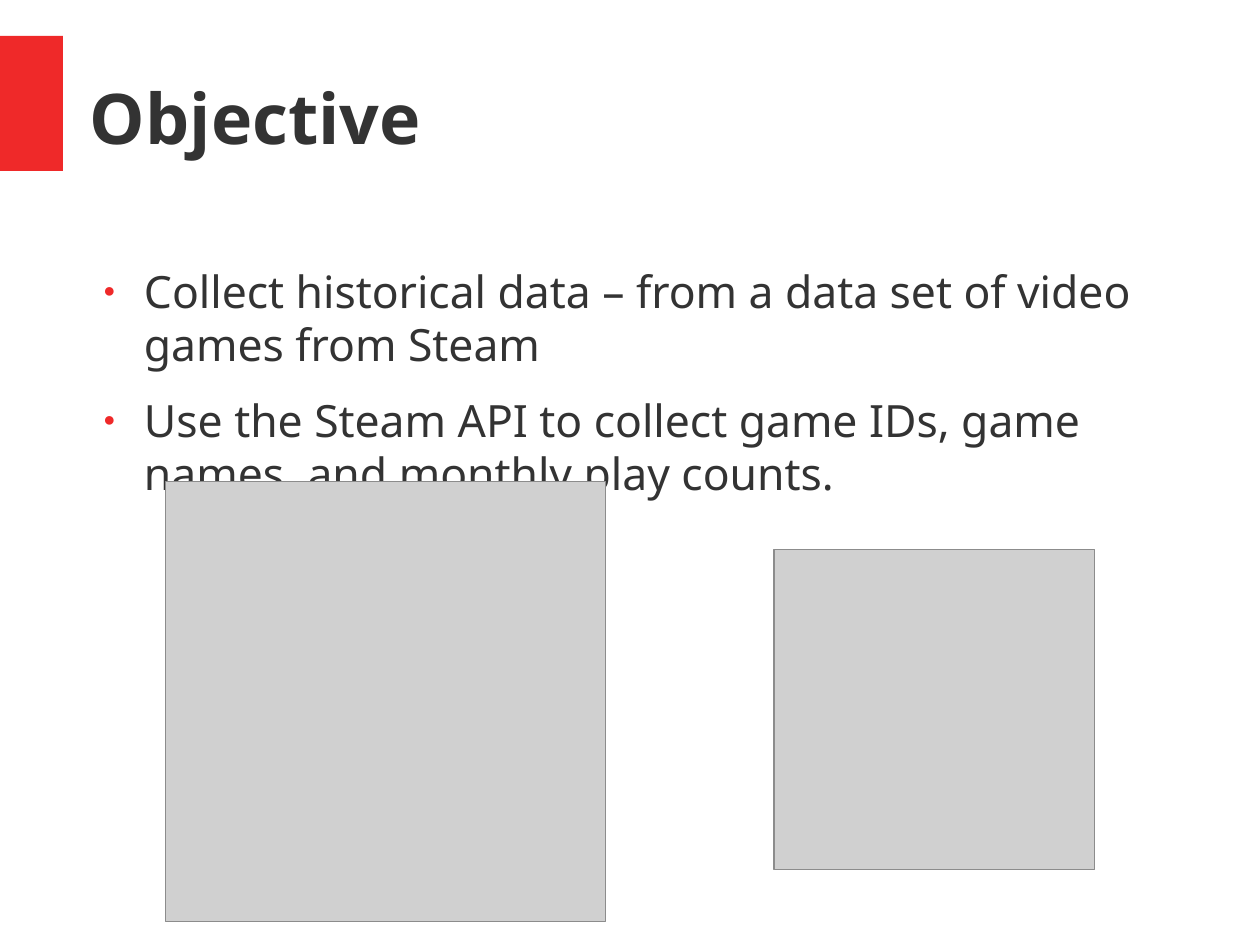
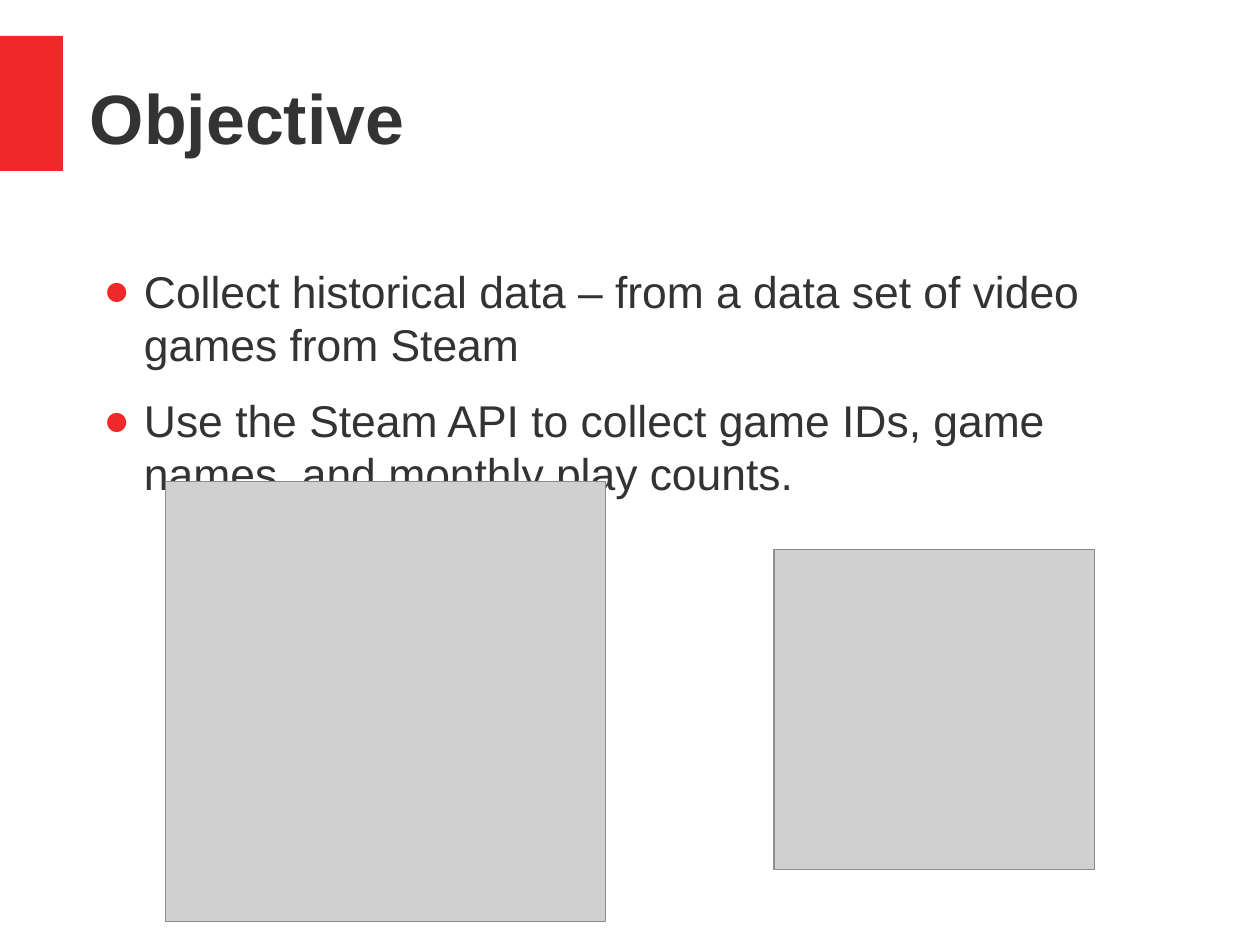
Before and after one commit to fdac21/VideoGame_Analysis, a slide deck: slide 4 of presentation.pptx (slide 2 before the commit). Drawn at 1260x945 pixels with LibreOffice and Linux fonts; fonts in the diff are those of the drawing; grey boxes stand for pictures. Boxes give left, top, right and bottom in pixels: in the first picture for what was removed or moved away, otherwise in the second. Text is boxed around its words. In the diff, an @@ line names an element or a change of style, - is before the commit and + after.

```diff
--- a/presentation.pptx
+++ b/presentation.pptx
@@ text "Objective" at box(90, 93, 404, 157): font Noto Sans to Arial @@
@@ text "Collect historical data – from ..." at box(144, 275, 1079, 500): font Noto Sans to Arial; less space between paragraphs @@
```
Also in this commit, not shown: 5 other slides changed, 9 slides added, 5 slides removed.
